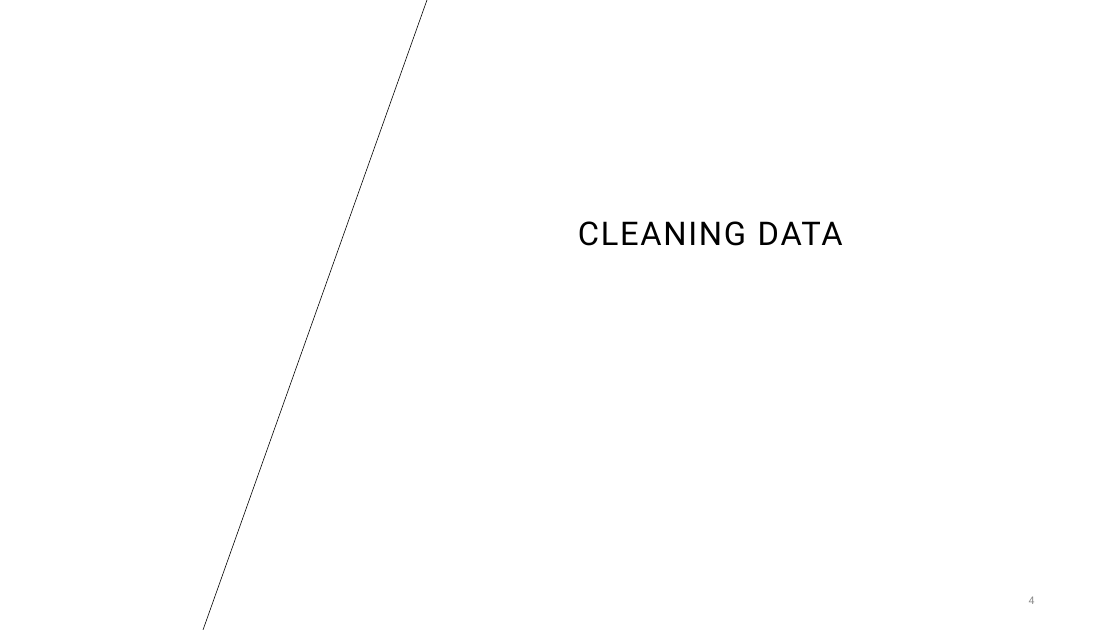
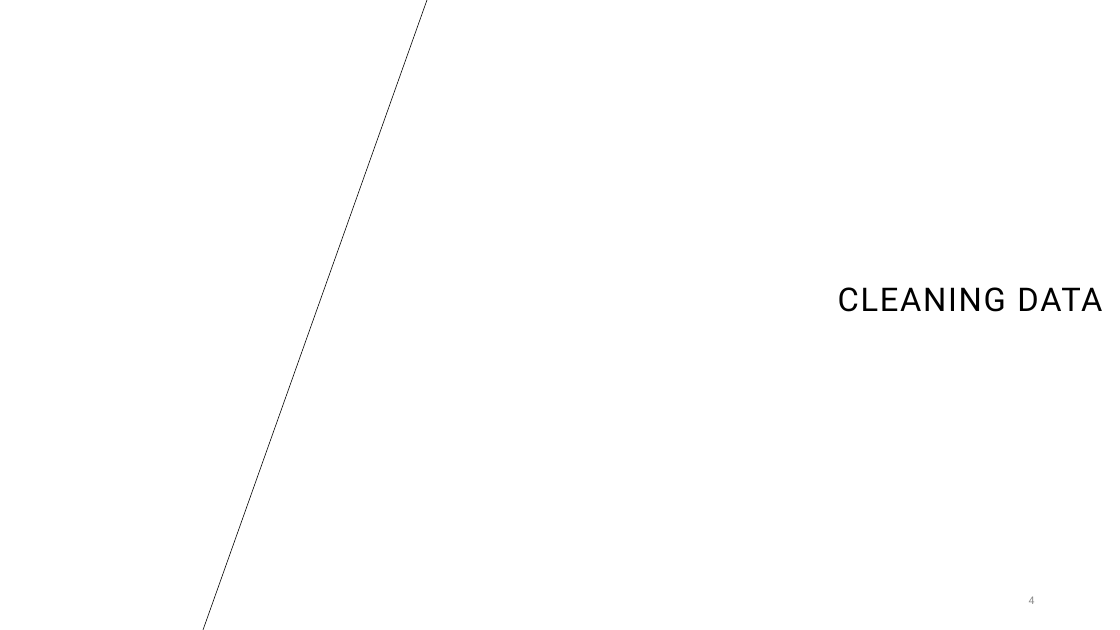
Before and after one commit to Asalvs/Melbourne_Property_Market, a slide deck: slide 4 of visuals/Powerpoint presentation.pptx. Drawn at 1120x630 pixels with LibreOffice and Linux fonts; fonts in the diff are those of the drawing; background and template pictures are left out. Boxes give left, top, right and bottom in pixels: in the first picture for what was removed or moved away, otherwise in the second. Text is boxed around its words. In the diff, an @@ line names an element or a change of style, - is before the commit and + after.

```diff
--- a/visuals/Powerpoint presentation.pptx
+++ b/visuals/Powerpoint presentation.pptx
@@ title "CLEANING DATA": place and size @@
-title "CLEANING DATA" at (578,221,843,246)
+title "CLEANING DATA" at (838,287,1102,312)
```
Also in this commit, not shown: 3 other slides changed, 7 slides added, 2 slides removed, 1 other file.
